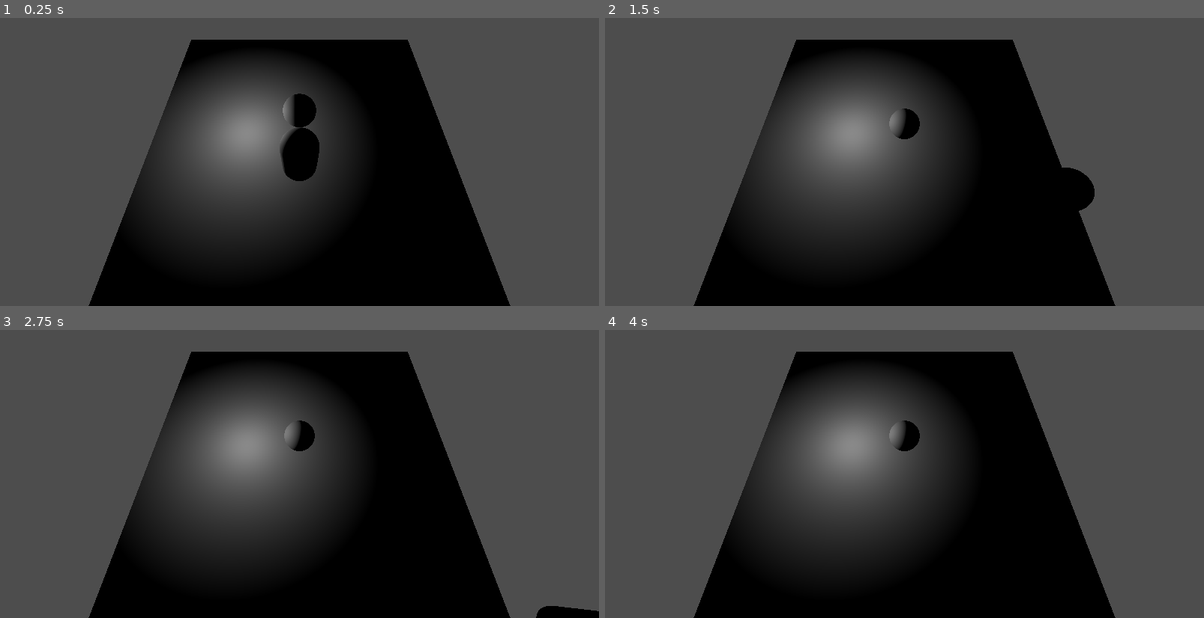
Above: before the commit, frames 1-4 (two rows, left to right).
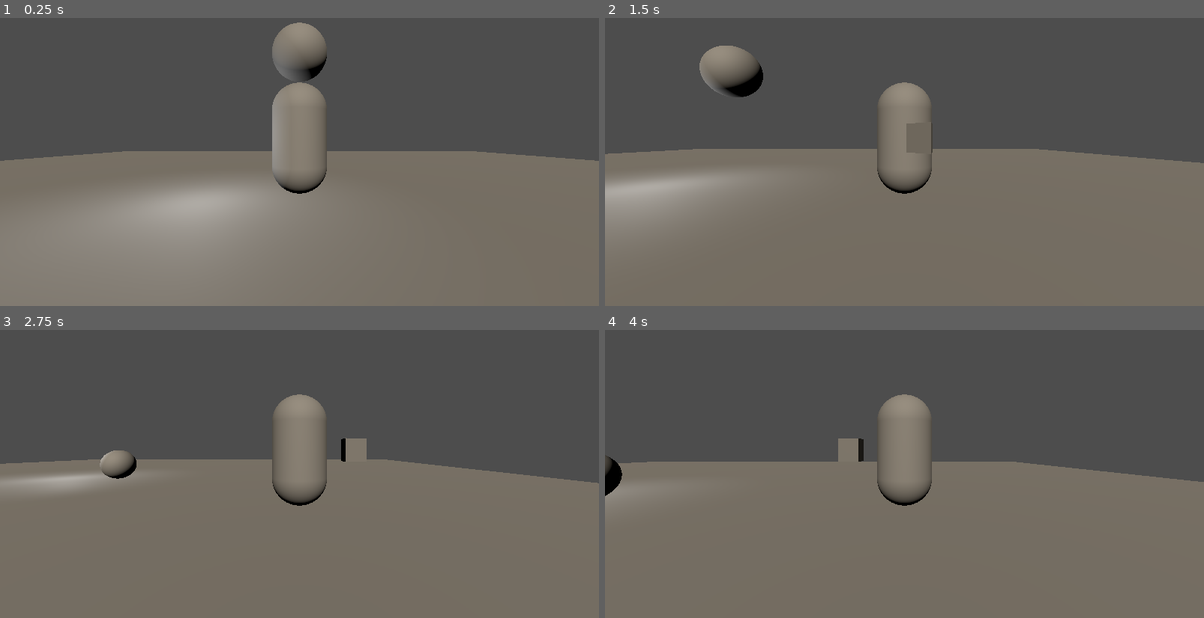
Above: after the commit, the same moments.

Repository: phil-shenk/clown-delivery-game
Game: Godot game, scene res://main.tscn
Two runs of this game, one before a commit and one after it. Both use one fixed random seed, a clock stepped at 60 frames per second and the inputs below.
Inputs (mouse positions are in pixels of both pictures, inside the frame that each line leads up to):
- Up to frame 1 (0.25 s): no input
- Up to frame 2 (1.5 s): tap Enter (ui_accept) at 0.5, 0.77, 1.07 s; move the mouse to (1036, 121) at 0.52 s; hold Right (ui_right) 0.53-1.28 s; tap Mouse wheel up (zoom_in, bound only after the commit) at 0.6 s; tap Mouse wheel down (zoom_out, bound only after the commit) at 0.8, 1.35 s; move the mouse to (784, 156) at 1.27 s; hold Down (ui_down) from 1.28 s (still down)
- Up to frame 3 (2.75 s): tap Enter (ui_accept) at 1.52, 1.55, 1.82, 2.1 s; move the mouse to (359, 376) at 2.02 s; release Down (ui_down) at 2.03 s; hold Right (ui_right) from 2.03 s (still down); tap Mouse wheel up (zoom_in, bound only after the commit) at 2.3 s
- Up to frame 4 (4 s): move the mouse to (874, 517) at 2.77 s; release Right (ui_right) at 2.78 s; hold Up (ui_up) 2.78-3.53 s; tap Mouse wheel up (zoom_in, bound only after the commit) at 2.85 s; tap Enter (ui_accept) at 3.02, 3.32, 3.77, 3.8 s; tap Mouse wheel down (zoom_out, bound only after the commit) at 3.05, 3.6 s; move the mouse to (1084, 499) at 3.52 s; hold Left (ui_left) from 3.53 s (still down)

The runs differ from the first frame. In frame 1, 67% of the frame differs, in the area x 0-100%, y 1-100%; in frame 2, 68%, in the area x 0-100%, y 7-100%; in frame 3, 66%; in frame 4, 66%.

Commit message:
camera controller rdy
added TPS camera controller; need to still add unicycle controls

Diff:
--- a/ControllableCamera.tscn
+++ b/ControllableCamera.tscn
@@ -10,3 +10,5 @@
 [node name="GimbalV" type="Node3D" parent="GimbalH"]
 
 [node name="Camera3D" type="Camera3D" parent="GimbalH/GimbalV"]
+transform = Transform3D(1, 0, 0, 0, 1, 0, 0, 0, 1, 0, 0, 4)
+current = true
--- a/Player.gd
+++ b/Player.gd
@@ -2,21 +2,54 @@
 
 class_name Player
 
-const SPEED = 5.0
-const JUMP_VELOCITY = 4.5
+@export var speed: float = 5.0
+@export var jump_velocity: float = 4.5
+@export var turn_speed: float = 8
+@export var acceleration: float = 5
+@export var cam_follow_speed: float = 8
 
 # Get the gravity from the project settings to be synced with RigidBody nodes.
 var gravity = ProjectSettings.get_setting("physics/3d/default_gravity")
+
+var _is_capturing: bool = false
 
 var input_dir = Vector3.ZERO
 var direction = Vector3.ZERO
 var move_rot: float = 0
 
-#TO-DO: add controllable camera script
-@onready var camera
+
+@onready var camera: ControllableCamera = $CamRoot/ControllableCamera
 @onready var mesh: Node3D = $MeshModel
 
 var horizontal_velocity: Vector3 = Vector3.ZERO
+
+
+func _input(event):
+	# toggle the mouse cursor's capture mode when the ui_cancel action is
+	# pressed (e.g. the Esc key)
+	if Input.is_action_just_pressed("ui_cancel"):
+		_is_capturing = !_is_capturing
+
+		if _is_capturing:
+			Input.set_mouse_mode(Input.MOUSE_MODE_CAPTURED)
+		else:
+			Input.set_mouse_mode(Input.MOUSE_MODE_VISIBLE)
+
+	# if the mouse cursor is being captured, update the camera rotation using the relative movement
+	# and the sensitivity we defined earlier. also clamp the vertical camera rotation to the pitch
+	# range we defined earlier so we don't end up in weird look angles
+	if _is_capturing && event is InputEventMouseMotion:
+		camera._cam_rot.x -= event.relative.x * camera.sensitivity
+		camera._cam_rot.y -= event.relative.y * camera.sensitivity
+		camera._cam_rot.y = clamp(camera._cam_rot.y, camera.min_pitch, camera.max_pitch)
+
+	# if the mouse cursor is being captured, increse or decrease the zoom when the corresponding
+	# action has just been pressed
+	if _is_capturing:
+		if Input.is_action_just_pressed("zoom_in"):
+			camera._zoom_scale = clamp(camera._zoom_scale - camera.zoom_step, 0, 1)
+		if Input.is_action_just_pressed("zoom_out"):
+			camera._zoom_scale = clamp(camera._zoom_scale + camera.zoom_step, 0, 1)
 
 
 func _physics_process(delta):
@@ -26,27 +59,29 @@
 
 	# Handle jump.
 	if Input.is_action_just_pressed("ui_accept") and is_on_floor():
-		velocity.y = JUMP_VELOCITY
+		velocity.y = jump_velocity
 
 	# Get the input direction and handle the movement/deceleration.
 	# As good practice, you should replace UI actions with custom gameplay actions.
 	input_dir = Input.get_vector("ui_left", "ui_right", "ui_up", "ui_down")
 	direction = (transform.basis * Vector3(input_dir.x, 0, input_dir.y)).normalized()
+
+
+
 	if direction:
-		velocity.x = direction.x * SPEED
-		velocity.z = direction.z * SPEED
-	else:
-		velocity.x = move_toward(velocity.x, 0, SPEED)
-		velocity.z = move_toward(velocity.z, 0, SPEED)
+		velocity.x = direction.x
+		velocity.z = direction.z
+
+	set_horizontal_movement(speed, turn_speed, cam_follow_speed, acceleration, delta)
+	velocity = Vector3(horizontal_velocity.x, velocity.y, horizontal_velocity.z)
 
 	move_and_slide()
 
 
 
 func set_horizontal_movement(speed, turn_speed, cam_follow_speed, acceleration, delta):
-	# get the movement direction directly from the controls node and turn it into a Vector3
-	var move_dir = direction
-	var direction = Vector3(move_dir.x, 0, move_dir.y)
+
+	var move_dir = Vector2(direction.x, direction.z)
 
 	# make the player move towards where the camera is facing by lerping the current movement rotation
 	# towards the camera's horizontal rotation and rotating the raw movement direction with that angle
--- a/main.tscn
+++ b/main.tscn
@@ -17,9 +17,12 @@
 
 [sub_resource type="CapsuleMesh" id="CapsuleMesh_n1bws"]
 
+[sub_resource type="PrismMesh" id="PrismMesh_3umdx"]
+
 [node name="Main" type="Node3D"]
 
 [node name="Floor" type="StaticBody3D" parent="."]
+transform = Transform3D(3.08, 0, 0, 0, 1, 0, 0, 0, 3.08, 0, 0, 0)
 
 [node name="CollisionShape3D" type="CollisionShape3D" parent="Floor"]
 shape = SubResource("BoxShape3D_b0pe1")
@@ -40,14 +43,11 @@
 [node name="CollisionShape3D" type="CollisionShape3D" parent="Ball"]
 shape = SubResource("SphereShape3D_7nqyd")
 
-[node name="Camera3D" type="Camera3D" parent="."]
-transform = Transform3D(1, 0, 0, 0, 0.5, 0.866025, 0, -0.866025, 0.5, 0, 7, 4)
-
 [node name="OmniLight3D" type="OmniLight3D" parent="."]
 transform = Transform3D(1, 0, 0, 0, 1, 0, 0, 0, 1, -1.85284, 1.73303, 0)
 
 [node name="Player" type="CharacterBody3D" parent="." groups=["player"]]
-transform = Transform3D(1, 0, 0, 0, 1, 0, 0, 0, 1, 0, 2, 1.48146)
+transform = Transform3D(1, 0, 0, 0, 1, 0, 0, 0, 1, 0, 2, 0)
 collision_layer = 2
 script = ExtResource("2_7buf4")
 
@@ -55,13 +55,19 @@
 shape = SubResource("CapsuleShape3D_rtkoi")
 
 [node name="MeshModel" type="Node3D" parent="Player"]
-transform = Transform3D(1, 0, 0, 0, 1, 0, 0, 0, 1, 0, -2, -1.48146)
 
 [node name="MeshInstance3D" type="MeshInstance3D" parent="Player/MeshModel"]
-transform = Transform3D(1, 0, 0, 0, 1, 0, 0, 0, 1, 0, 2, 1.48146)
 mesh = SubResource("CapsuleMesh_n1bws")
 skeleton = NodePath("../..")
+
+[node name="MeshInstance3D2" type="MeshInstance3D" parent="Player/MeshModel"]
+transform = Transform3D(0.415, 0, 0, 0, 5.44207e-08, 0.415, 0, -0.415, 5.44207e-08, 0, 0, -1.0087)
+mesh = SubResource("PrismMesh_3umdx")
 
 [node name="CamRoot" type="Node3D" parent="Player"]
 
 [node name="ControllableCamera" parent="Player/CamRoot" instance=ExtResource("3_f58ys")]
+
+[node name="DirectionalLight3D" type="DirectionalLight3D" parent="."]
+transform = Transform3D(1, 0, 0, 0, 0.79673, 0.604335, 0, -0.604335, 0.79673, 0, 4.02602, 0)
+light_color = Color(1, 0.941176, 0.85098, 1)
--- a/project.godot
+++ b/project.godot
@@ -14,3 +14,16 @@
 run/main_scene="res://main.tscn"
 config/features=PackedStringArray("4.2", "Forward Plus")
 config/icon="res://icon.svg"
+
+[input]
+
+zoom_in={
+"deadzone": 0.5,
+"events": [Object(InputEventMouseButton,"resource_local_to_scene":false,"resource_name":"","device":-1,"window_id":0,"alt_pressed":false,"shift_pressed":false,"ctrl_pressed":false,"meta_pressed":false,"button_mask":0,"position":Vector2(0, 0),"global_position":Vector2(0, 0),"factor":1.0,"button_index":4,"canceled":false,"pressed":false,"double_click":false,"script":null)
+]
+}
+zoom_out={
+"deadzone": 0.5,
+"events": [Object(InputEventMouseButton,"resource_local_to_scene":false,"resource_name":"","device":-1,"window_id":0,"alt_pressed":false,"shift_pressed":false,"ctrl_pressed":false,"meta_pressed":false,"button_mask":0,"position":Vector2(0, 0),"global_position":Vector2(0, 0),"factor":1.0,"button_index":5,"canceled":false,"pressed":false,"double_click":false,"script":null)
+]
+}
Not shown: 1 places in main.tscn that only renumber resources
